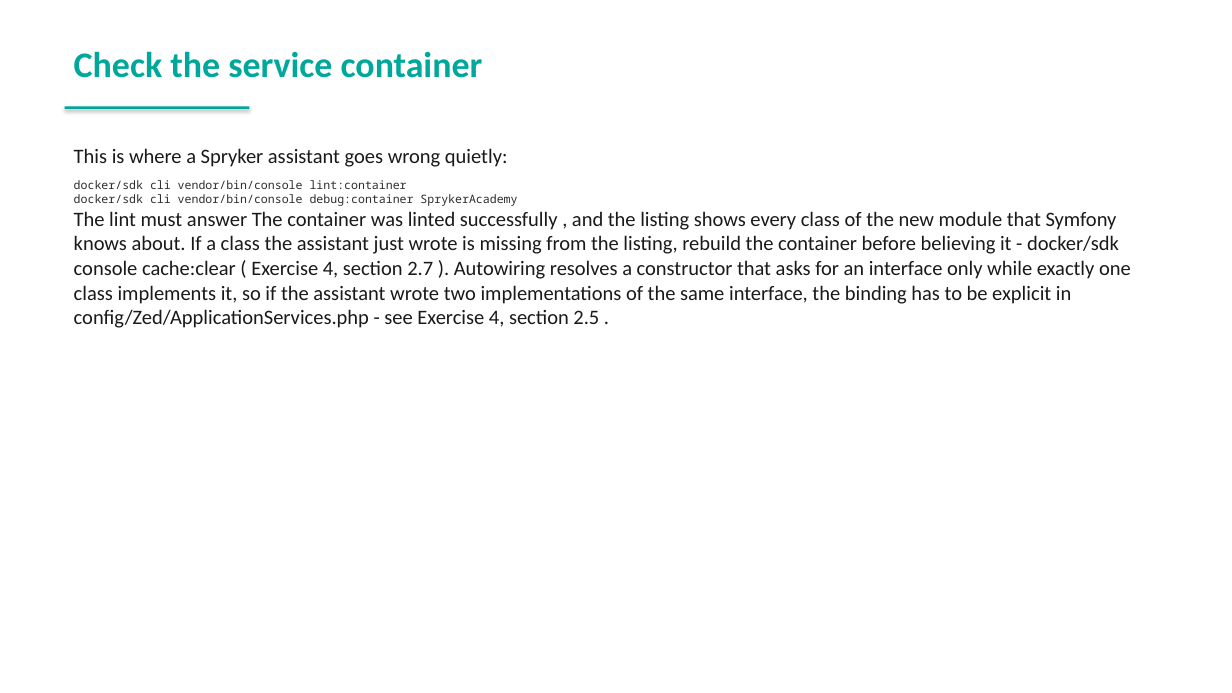
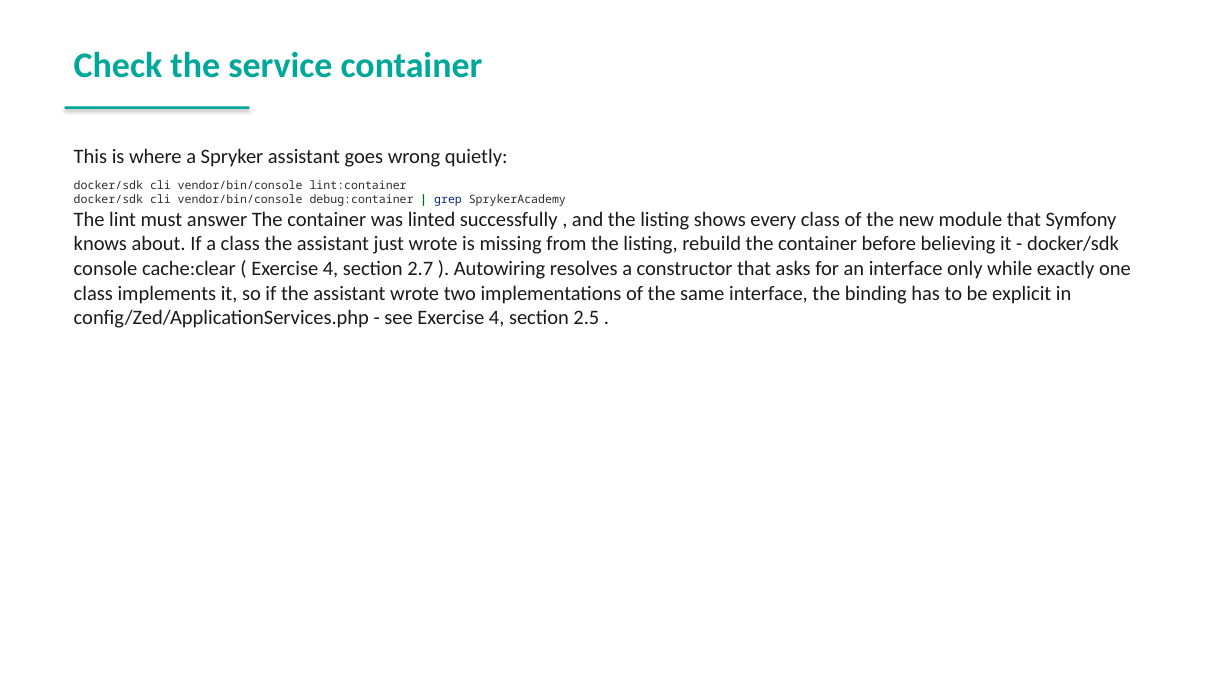
Before and after one commit to spryker-academy/instructor-exercises, a slide deck: slide 237 of guides-pptx/spryker-academy-fundamental.pptx (slide 235 before the commit). Drawn at 1232x693 pixels with LibreOffice and Linux fonts; fonts in the diff are those of the drawing. Boxes give left, top, right and bottom in pixels: in the first picture for what was removed or moved away, otherwise in the second. Text is boxed around its words. In the diff, an @@ line names an element or a change of style, - is before the commit and + after.

```diff
--- a/guides-pptx/spryker-academy-fundamental.pptx
+++ b/guides-pptx/spryker-academy-fundamental.pptx
@@ text at (74,194,566,206): text changed @@
-docker/sdk cli vendor/bin/console debug:container SprykerAcademy
+docker/sdk cli vendor/bin/console debug:container | grep SprykerAcademy
```
Also in this commit, not shown: 10 other slides changed, 2 slides added, 18 other files.
